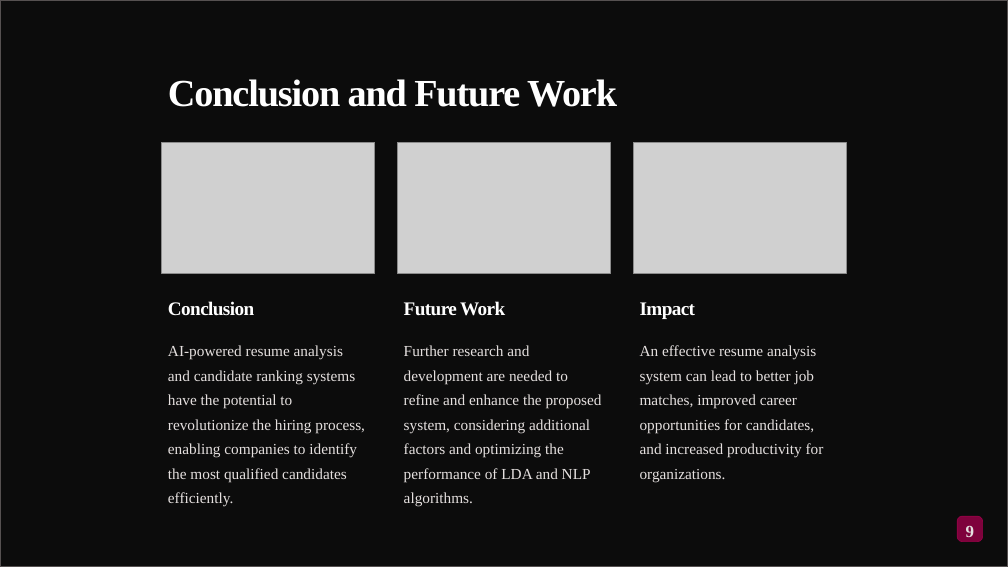
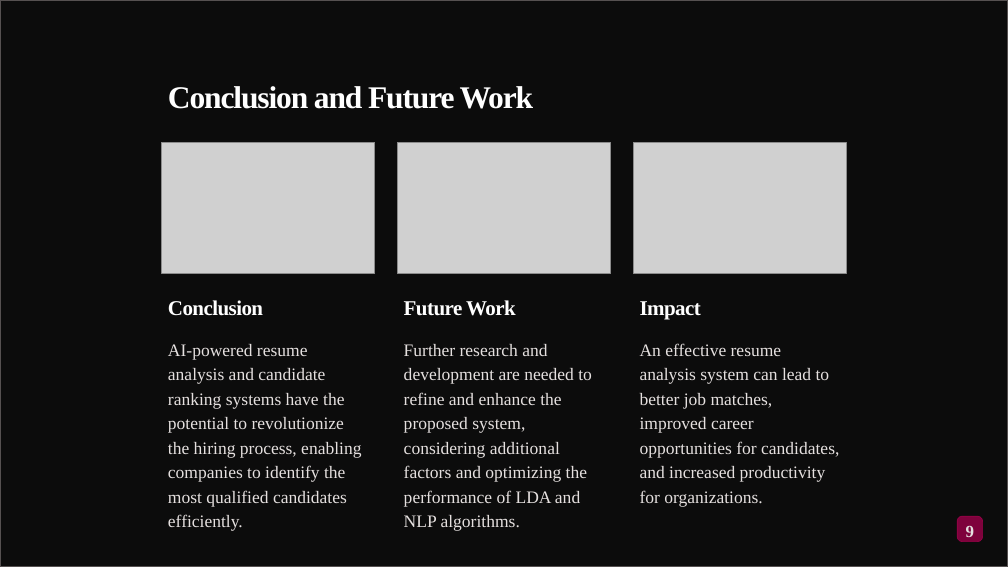
Before and after one commit to Madhav0411/MajorProject, a slide deck: slide 9 of Final Documents/Batch - 4 Week - 1 Review.pptx. Drawn at 1008x567 pixels with LibreOffice and Linux fonts; fonts in the diff are those of the drawing; grey boxes stand for pictures; background and template pictures are left out; a plain dark background stands for a picture behind light text. Boxes give left, top, right and bottom in pixels: in the first picture for what was removed or moved away, otherwise in the second. Text is boxed around its words. In the diff, an @@ line names an element or a change of style, - is before the commit and + after.

```diff
--- a/Final Documents/Batch - 4 Week - 1 Review.pptx
+++ b/Final Documents/Batch - 4 Week - 1 Review.pptx
@@ text "Conclusion and Future Work" at [168, 86, 534, 109]: size 43.8 to 36 pt @@
@@ size 21.9 to 24 pt in 3 elements at [168, 300, 263, 316], [404, 300, 516, 316], [640, 301, 701, 320] @@
@@ size 17.5 to 20 pt in 3 elements at [168, 344, 361, 507], [404, 344, 592, 507], [640, 343, 839, 482] @@
```
Also in this commit, not shown: 8 other slides changed.
